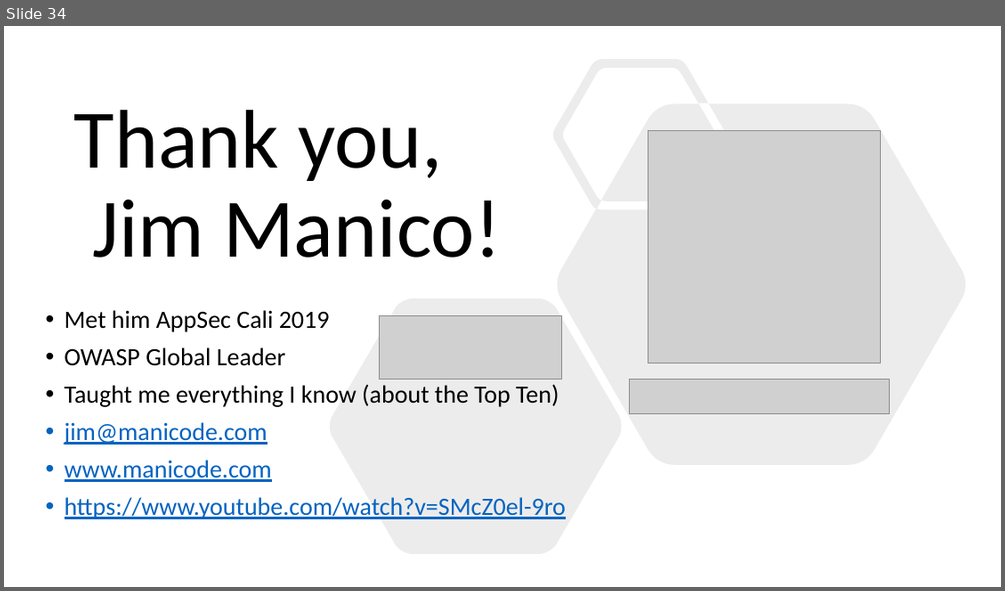
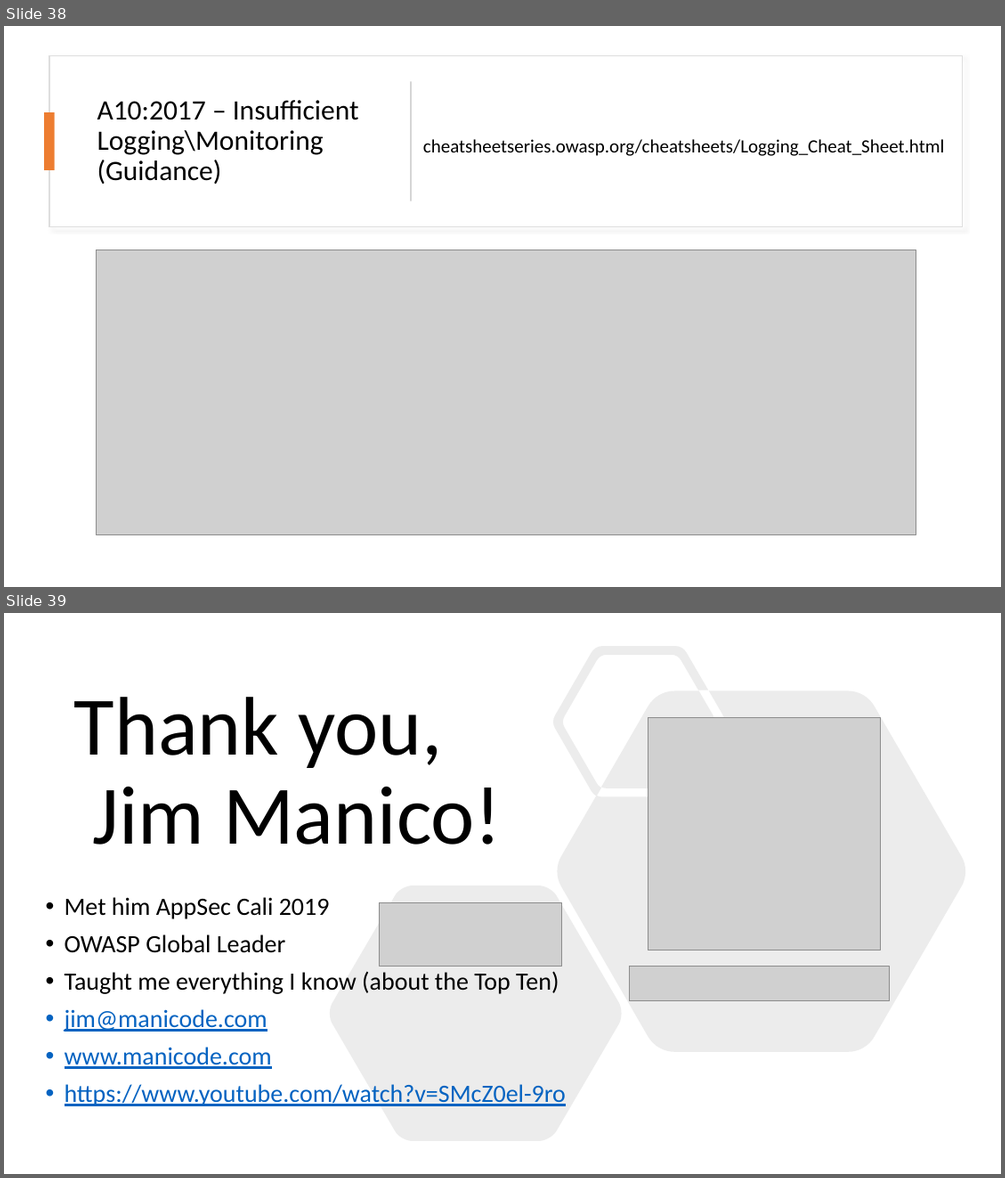
Before and after one commit to CryptoJones/OWASP-OMAHA-QTR2-MTG, a slide deck: slidedeck.pptx. Shown one above the other, each under a label of ours: slide 34 before the commit, slides 38 and 39 after it. The pictures are 1005x591 and 1005x1178 pixels, drawn with LibreOffice and Linux fonts; fonts in the diff are those of the drawing; grey boxes stand for pictures. Boxes give left, top, right and bottom in pixels: in the first picture for what was removed or moved away, otherwise in the second. Text is boxed around its words. In the diff, an @@ line names an element or a change of style, - is before the commit and + after.

```diff
--- a/slidedeck.pptx
+++ b/slidedeck.pptx
@@ slide 38 added at <box>4,26,1001,587</box>, background #FFFFFF @@
@@ rectangle added at <box>49,56,963,226</box>, fill #FFFFFF, outline #DEDEDE 1 pt @@
@@ title added at <box>97,100,359,184</box>, 27 pt, text #000000 @@
+A10:2017 – Insufficient Logging\Monitoring (Guidance)
@@ rectangle added at <box>410,81,412,201</box>, fill #D5D5D5 @@
@@ rectangle added at <box>44,112,55,170</box>, fill #ED7D31 @@
@@ text added at <box>423,139,944,156</box>, 18 pt, text #000000 @@
+cheatsheetseries.owasp.org/cheatsheets/Logging_Cheat_Sheet.html
@@ picture added at <box>96,249,915,534</box> @@
@@ what was slide 34 is now slide 39 @@
```
Also in this commit, not shown: 4 slides changed, 32 other slides added, 28 slides removed, 1 other file.
